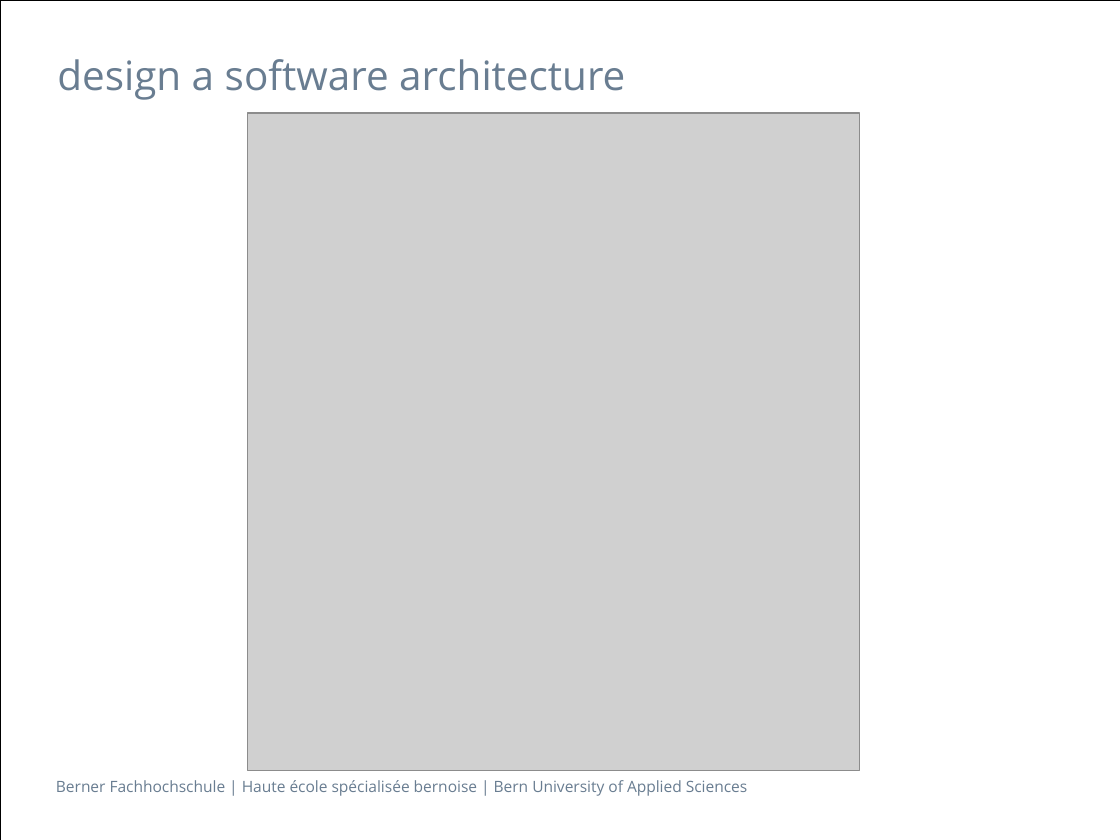
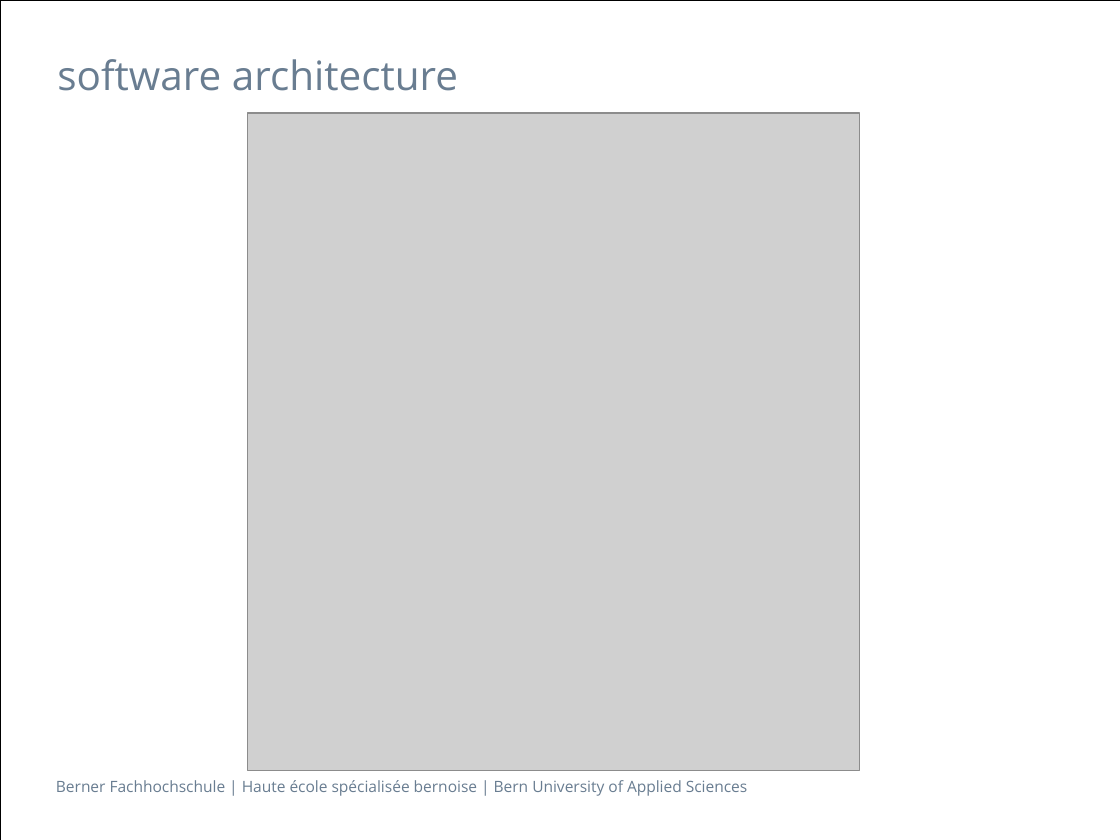
Before and after one commit to sirlordrouter/ch.bfh.btx8081.w2013.green, a slide deck: slide 3 of doc/task10/Praesentation_Task 9_und_Task 10.pptx. Drawn at 1120x840 pixels with LibreOffice and Linux fonts; fonts in the diff are those of the drawing; grey boxes stand for pictures. Boxes give left, top, right and bottom in pixels: in the first picture for what was removed or moved away, otherwise in the second. Text is boxed around its words. In the diff, an @@ line names an element or a change of style, - is before the commit and + after.

Commit message:
präsentation update

```diff
--- a/doc/task10/Praesentation_Task 9_und_Task 10.pptx
+++ b/doc/task10/Praesentation_Task 9_und_Task 10.pptx
@@ title at (57, 59, 458, 91): text changed @@
-design a software architecture
+software architecture
```
